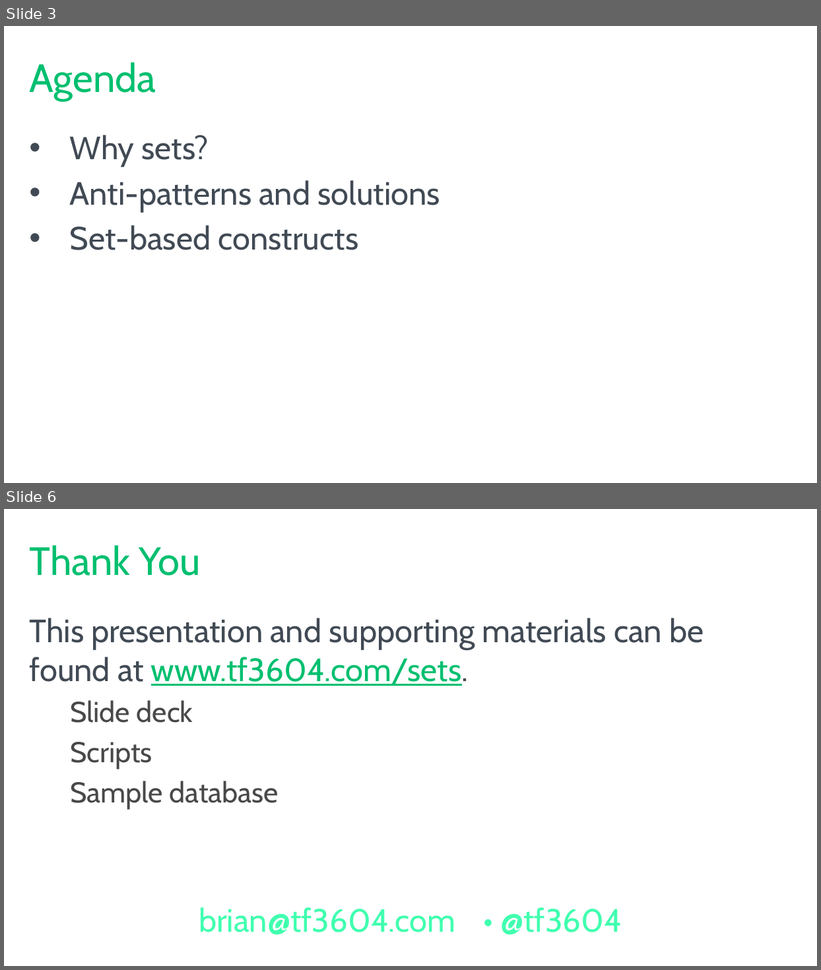
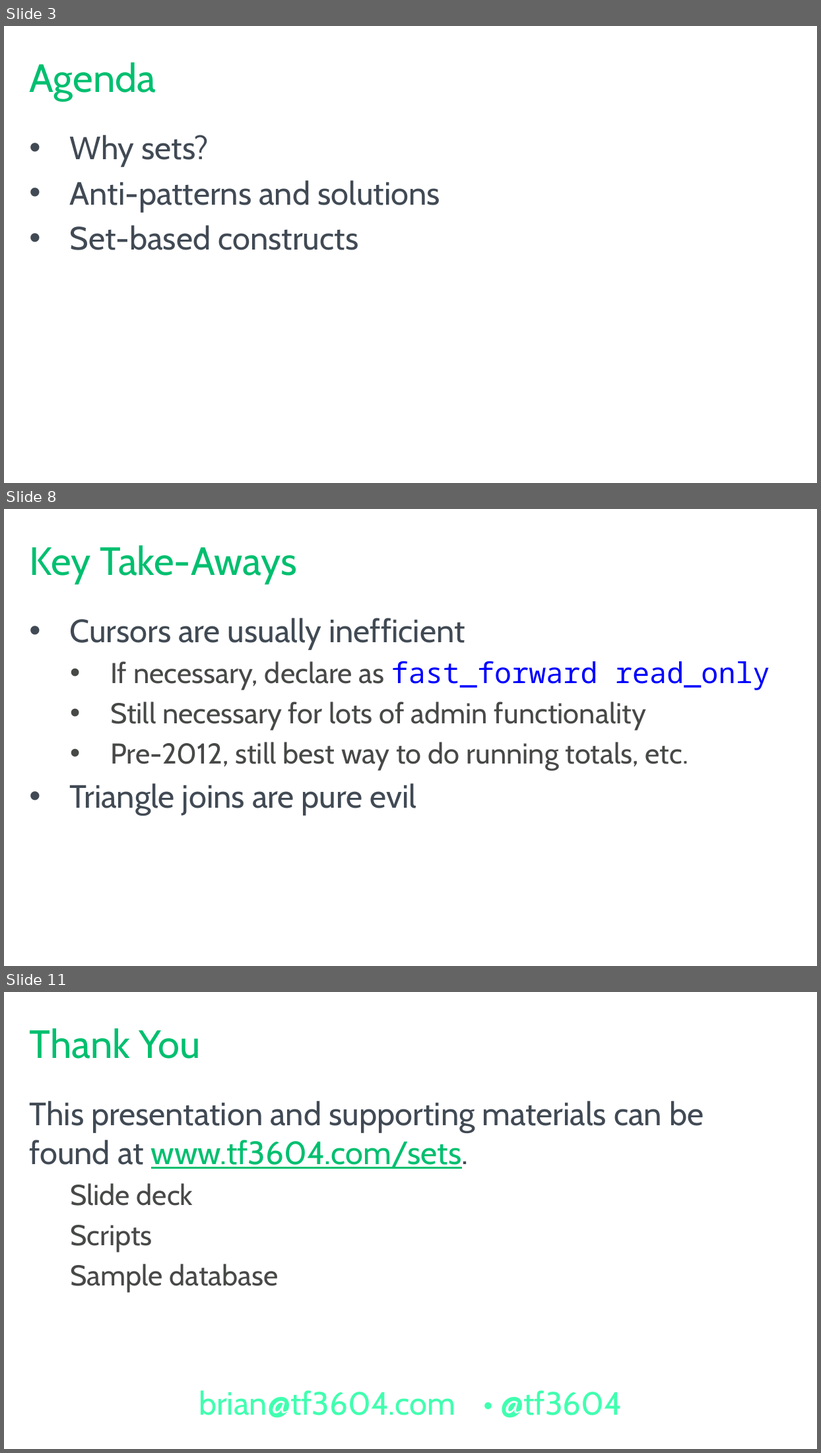
Before and after one commit to tf3604/SetMeUp, a slide deck: HowToThinkInSets.pptx. Shown one above the other, each under a label of ours: slides 3 and 6 before the commit, slides 3, 8 and 11 after it; the slides between them are not shown. The pictures are 821x970 and 821x1453 pixels, drawn with LibreOffice and Linux fonts; fonts in the diff are those of the drawing; background and template pictures are left out. Boxes give left, top, right and bottom in pixels: in the first picture for what was removed or moved away, otherwise in the second. Text is boxed around its words. In the diff, an @@ line names an element or a change of style, - is before the commit and + after.

Commit message:
Slides for SQL test harness; UDF summary; key take-aways.

```diff
--- a/HowToThinkInSets.pptx
+++ b/HowToThinkInSets.pptx
@@ slide 8 added at [4,509,817,966], background #FFFFFF @@
@@ title added at [30,545,297,584], 44 pt, text #00BF6F @@
+Key Take-Aways
@@ text added at [70,618,770,816], 32 pt, text #474947 @@
+• Cursors are usually inefficient
+  • If necessary, declare as fast_forward read_only
+  • Still necessary for lots of admin functionality
+  • Pre-2012, still best way to do running totals, etc.
+• Triangle joins are pure evil
@@ what was slide 6 is now slide 11 @@
```
Also in this commit, not shown: 1 slide changed, 5 other slides added, 1 slide removed.
